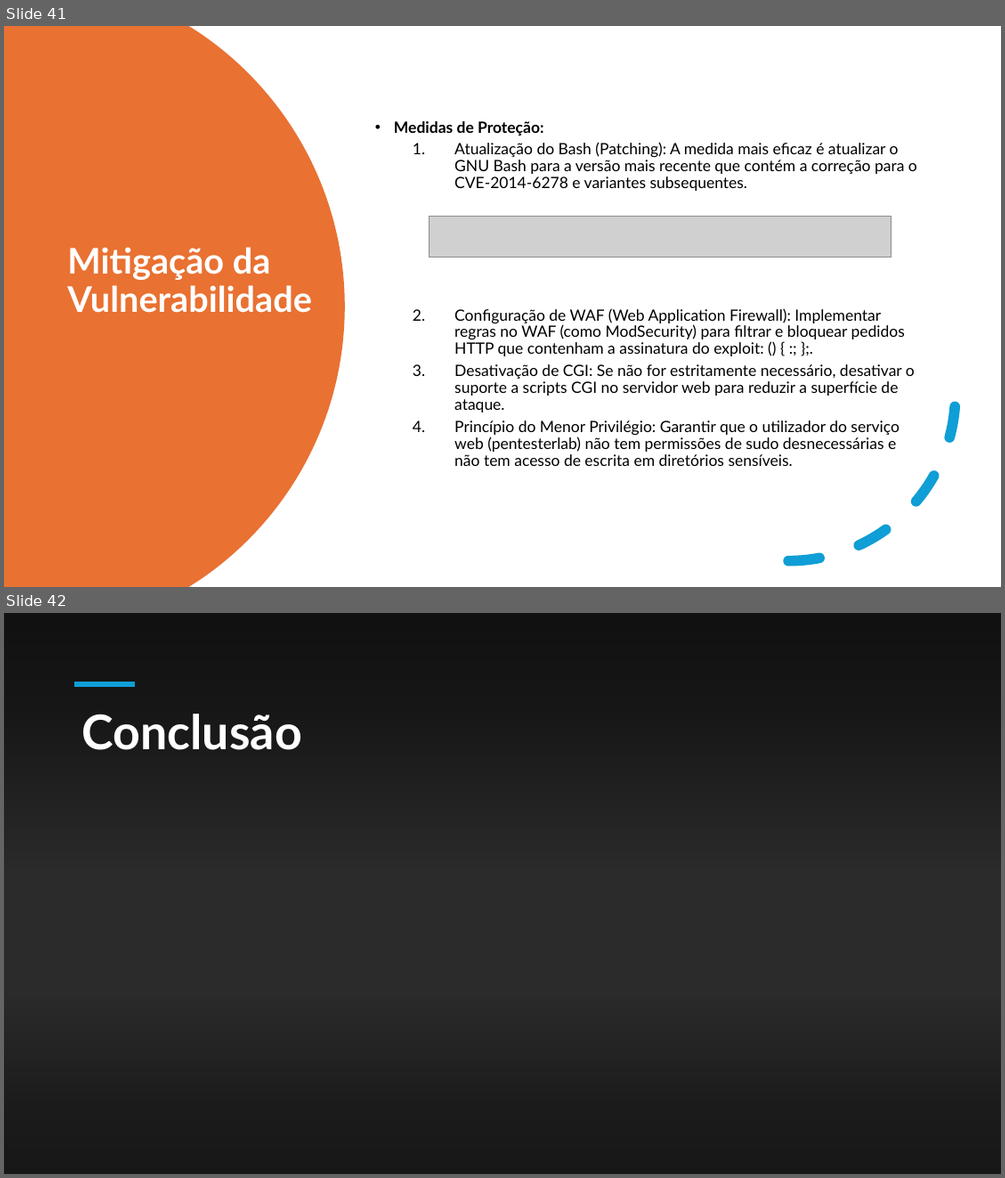
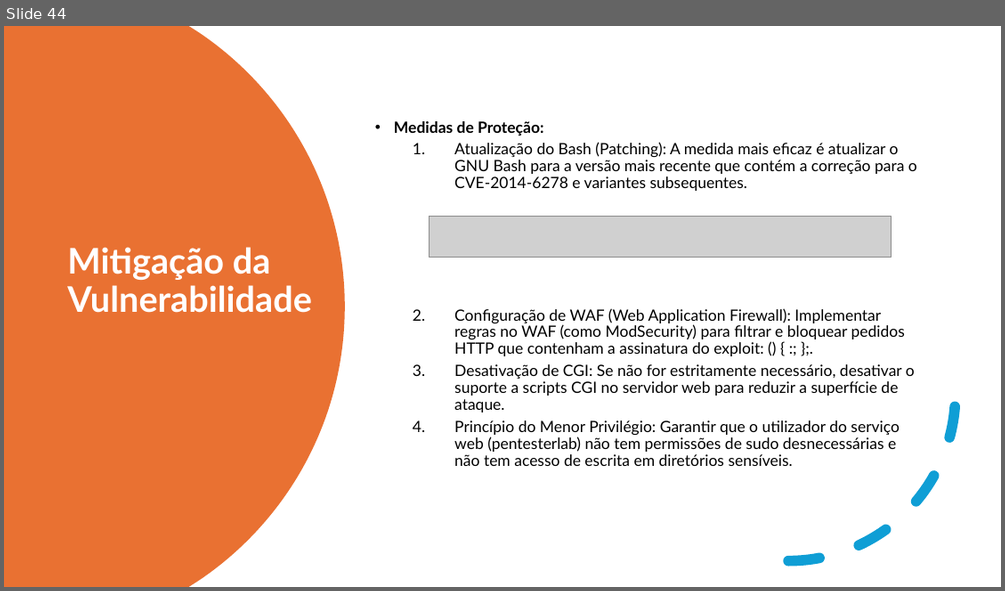
Before and after one commit to ATMD4/CiberWork, a slide deck: Análise de Vulnerabilidades.pptx. Shown one above the other, each under a label of ours: slides 41 and 42 before the commit, slide 44 after it. The pictures are 1005x1178 and 1005x591 pixels, drawn with LibreOffice and Linux fonts; fonts in the diff are those of the drawing; grey boxes stand for pictures; background and template pictures are left out; a plain dark background stands for a picture behind light text. Boxes give left, top, right and bottom in pixels: in the first picture for what was removed or moved away, otherwise in the second. Text is boxed around its words. In the diff, an @@ line names an element or a change of style, - is before the commit and + after.

```diff
--- a/Análise de Vulnerabilidades.pptx
+++ b/Análise de Vulnerabilidades.pptx
@@ slide 42 removed at (4,613,1001,1174), background picture (left out) @@
@@ rectangle removed at (4,613,1001,900) @@
@@ line removed from (75, 684) to (135, 684) @@
@@ title removed at (82,714,302,750) @@
-Conclusão
@@ rectangle removed at (4,976,1001,1174) @@
@@ what was slide 41 is now slide 44 @@
```
Also in this commit, not shown: 5 slides changed, 5 slides added, 1 other slide removed.
